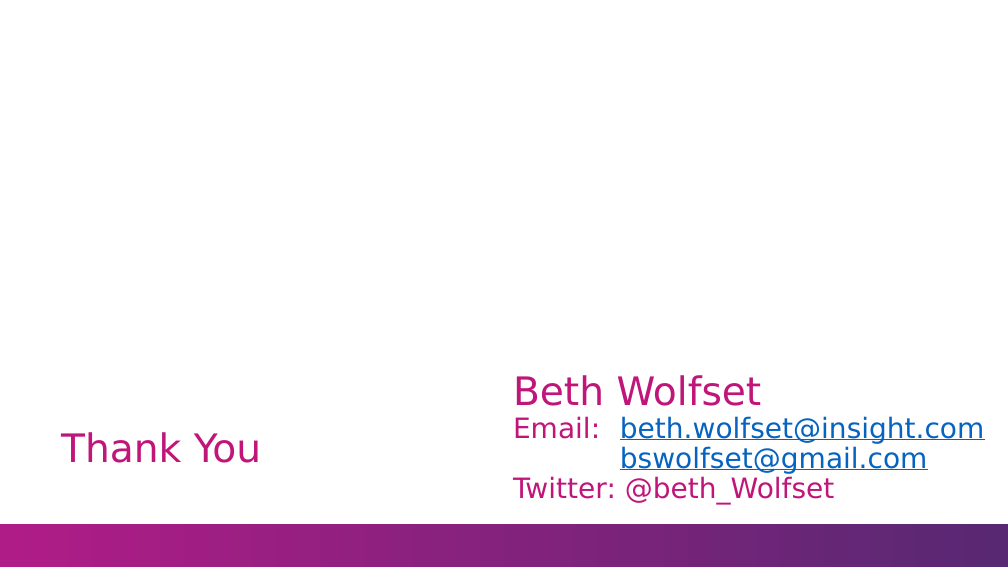
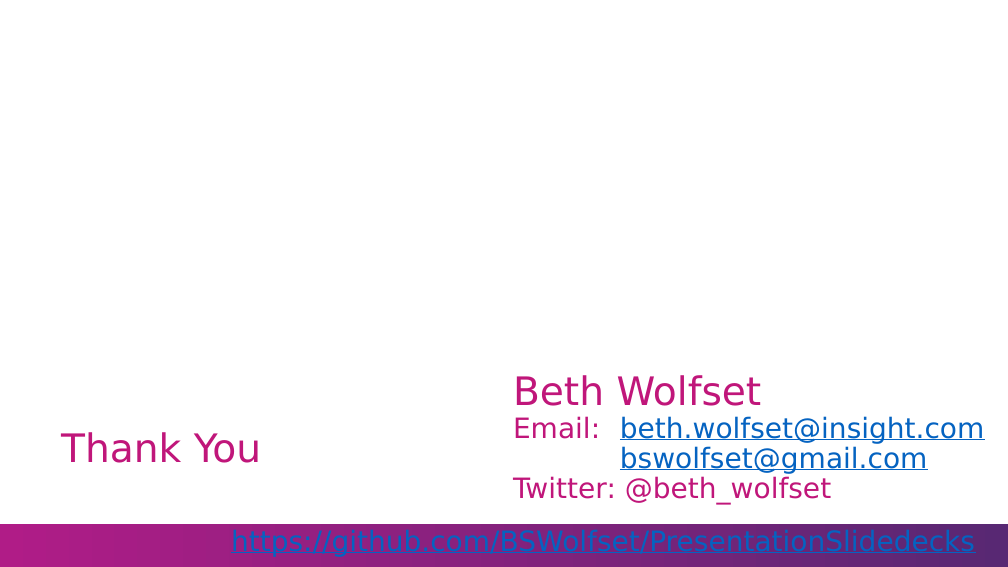
Before and after one commit to BSWolfset/PresentationSlidedecks, a slide deck: slide 13 of DesigningForADWPerformance.pptx. Drawn at 1008x567 pixels with LibreOffice and Linux fonts; fonts in the diff are those of the drawing; background and template pictures are left out. Boxes give left, top, right and bottom in pixels: in the first picture for what was removed or moved away, otherwise in the second. Text is boxed around its words. In the diff, an @@ line names an element or a change of style, - is before the commit and + after.

```diff
--- a/DesigningForADWPerformance.pptx
+++ b/DesigningForADWPerformance.pptx
@@ text at (513,476,831,505): text changed @@
-Twitter: @beth_Wolfset
+Twitter: @beth_wolfset
@@ text added at (231,529,975,558), 20 pt, text #0563C1, underline @@
+https://github.com/BSWolfset/PresentationSlidedecks
```
Also in this commit, not shown: 2 other slides changed.
